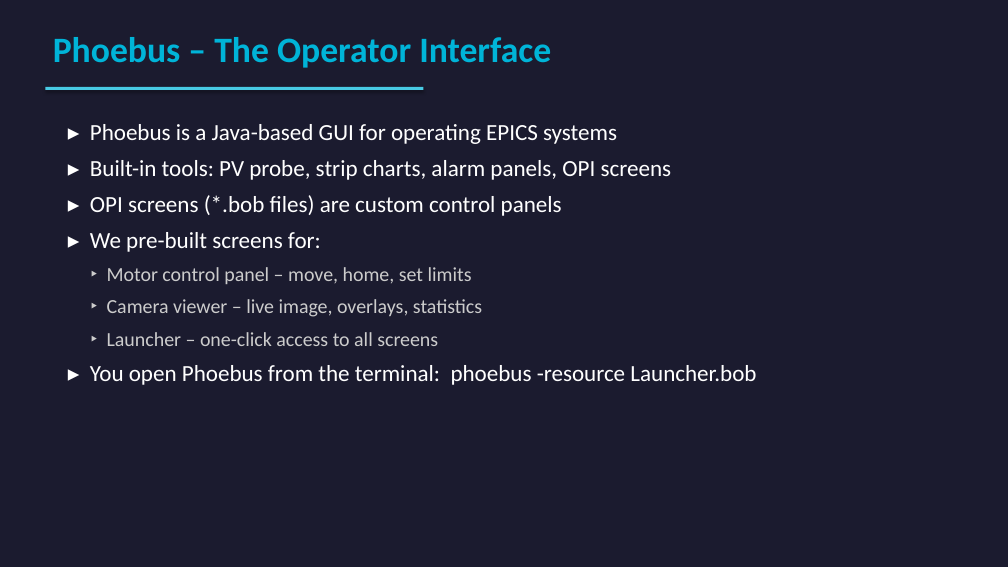
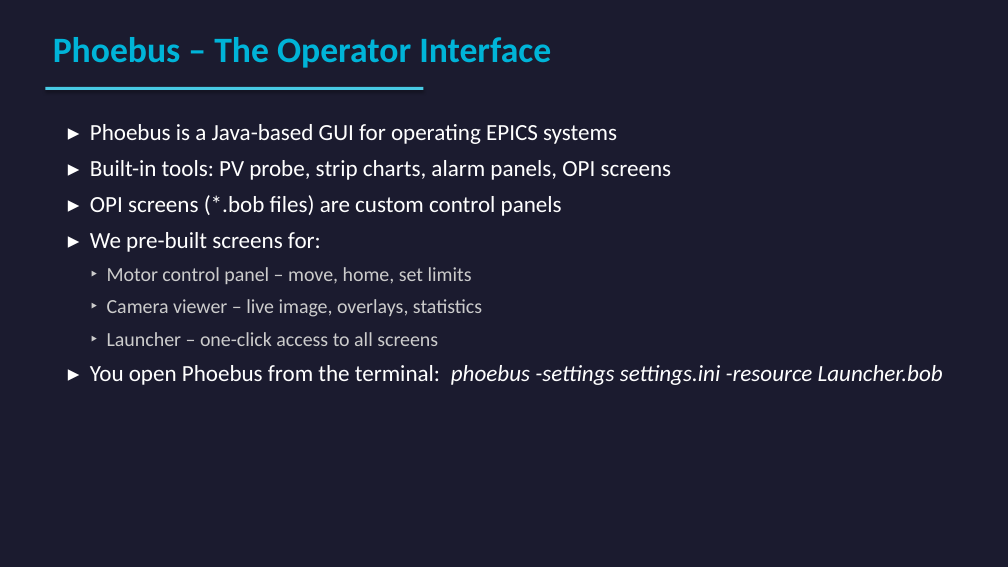
Before and after one commit to infn-epics/epik8s-training-lab, a slide deck: slide 8 of docs/EPICS_Training.pptx. Drawn at 1008x567 pixels with LibreOffice and Linux fonts; fonts in the diff are those of the drawing. Boxes give left, top, right and bottom in pixels: in the first picture for what was removed or moved away, otherwise in the second. Text is boxed around its words. In the diff, an @@ line names an element or a change of style, - is before the commit and + after.

```diff
--- a/docs/EPICS_Training.pptx
+++ b/docs/EPICS_Training.pptx
@@ text at (90, 365, 943, 385): text changed; italic on @@
-▸ You open Phoebus from the terminal: phoebus -resource Launcher.bob
+▸ You open Phoebus from the terminal: phoebus -settings settings.ini -resource Launcher.bob
```
Also in this commit, not shown: 5 other slides changed, 1 slide added, 1 slide removed.
